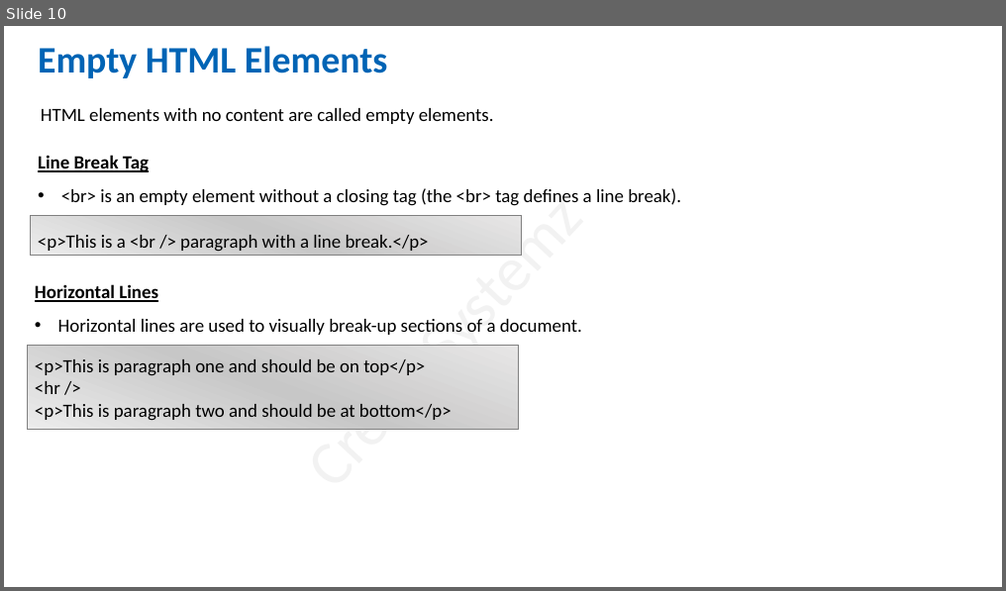
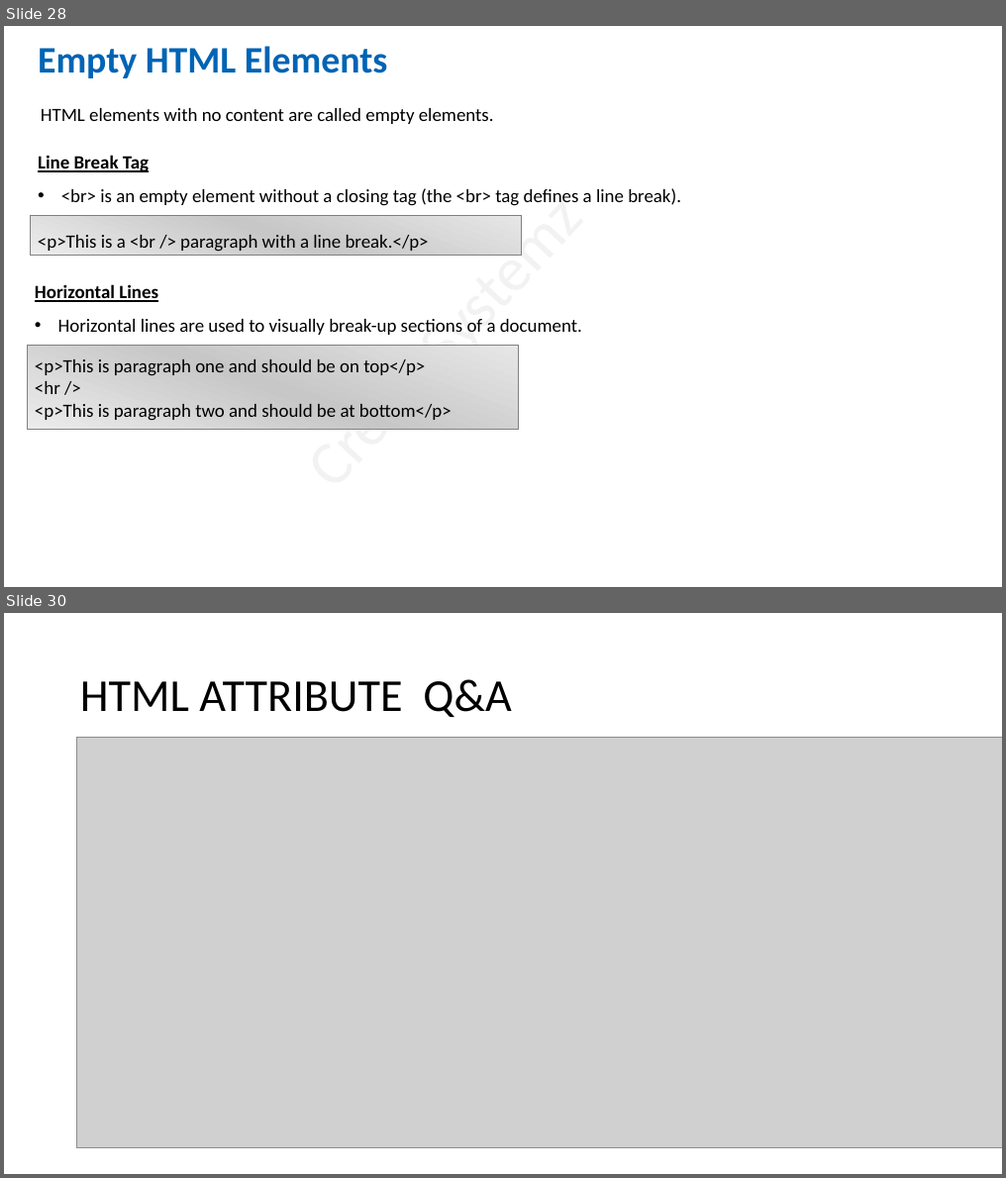
Before and after one commit to salman3009/newtownJuneBatch, a slide deck: June_Batch/16-06-22/html_16_06_22.pptx. Shown one above the other, each under a label of ours: slide 10 before the commit, slides 28 and 30 after it; the slides between them are not shown. The pictures are 1006x591 and 1006x1178 pixels, drawn with LibreOffice and Linux fonts; fonts in the diff are those of the drawing; grey boxes stand for pictures. Boxes give left, top, right and bottom in pixels: in the first picture for what was removed or moved away, otherwise in the second. Text is boxed around its words. In the diff, an @@ line names an element or a change of style, - is before the commit and + after.

```diff
--- a/June_Batch/16-06-22/html_16_06_22.pptx
+++ b/June_Batch/16-06-22/html_16_06_22.pptx
@@ slide 30 added at (4, 613, 1002, 1174), background #FFFFFF; not listed: 1 template element that a slide beside it also shows @@
@@ title added at (80, 679, 511, 717), 44 pt, text #000000 @@
+HTML ATTRIBUTE Q&A
@@ picture added at (76, 738, 1002, 1149) @@
@@ what was slide 10 is now slide 28 @@
```
Also in this commit, not shown: 1 slide changed, 22 other slides added, 5 slides removed, 2 other files.
